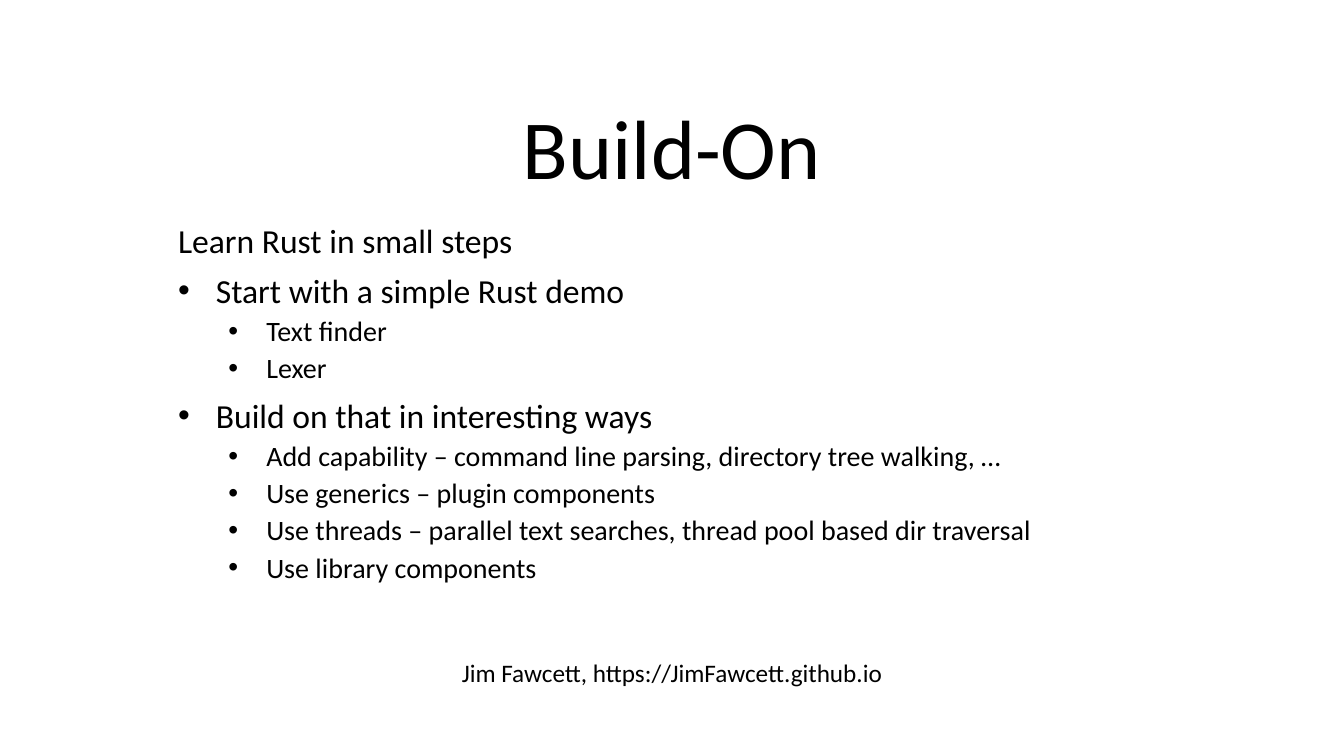
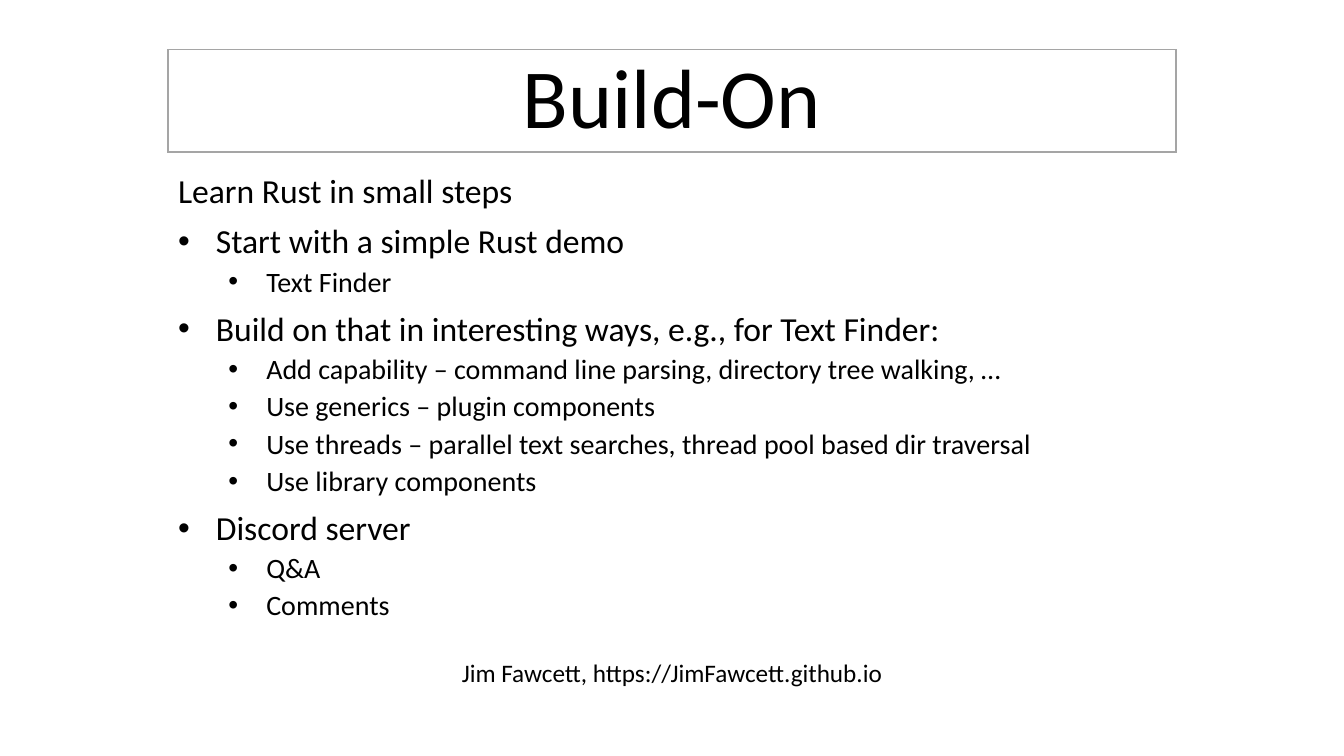
Before and after one commit to JimFawcett/BuildOn, a slide deck: slide 2 of Build-On.pptx (slide 1 before the commit). Drawn at 1344x756 pixels with LibreOffice and Linux fonts; fonts in the diff are those of the drawing. Boxes give left, top, right and bottom in pixels: in the first picture for what was removed or moved away, otherwise in the second. Text is boxed around its words. In the diff, an @@ line names an element or a change of style, - is before the commit and + after.

```diff
--- a/Build-On.pptx
+++ b/Build-On.pptx
@@ title "Build-On": place and size @@
-title "Build-On" at (523,120,821,180)
+title "Build-On" at (168,49,1177,151)
@@ title "Build-On" at (168,49,1177,151): fill none to #FFFFFF; outline none to #A5A5A5 1 pt @@
@@ subtitle "Learn Rust in small steps": place and size @@
-subtitle "Learn Rust in small steps" at (178,229,1030,583)
+subtitle "Learn Rust in small steps" at (178,179,1030,616)
@@ subtitle at (216,272,940,347): text changed @@
-  • Text finder
-  • Lexer
-• Build on that in interesting ways
+  • Text Finder
+• Build on that in interesting ways, e.g., for Text Finder:
@@ subtitle at (216,516,411,616): paragraphs added @@
+• Discord server
+  • Q&A
+  • Comments
```
Also in this commit, not shown: 2 other slides changed, 7 slides added, 1 other file.
